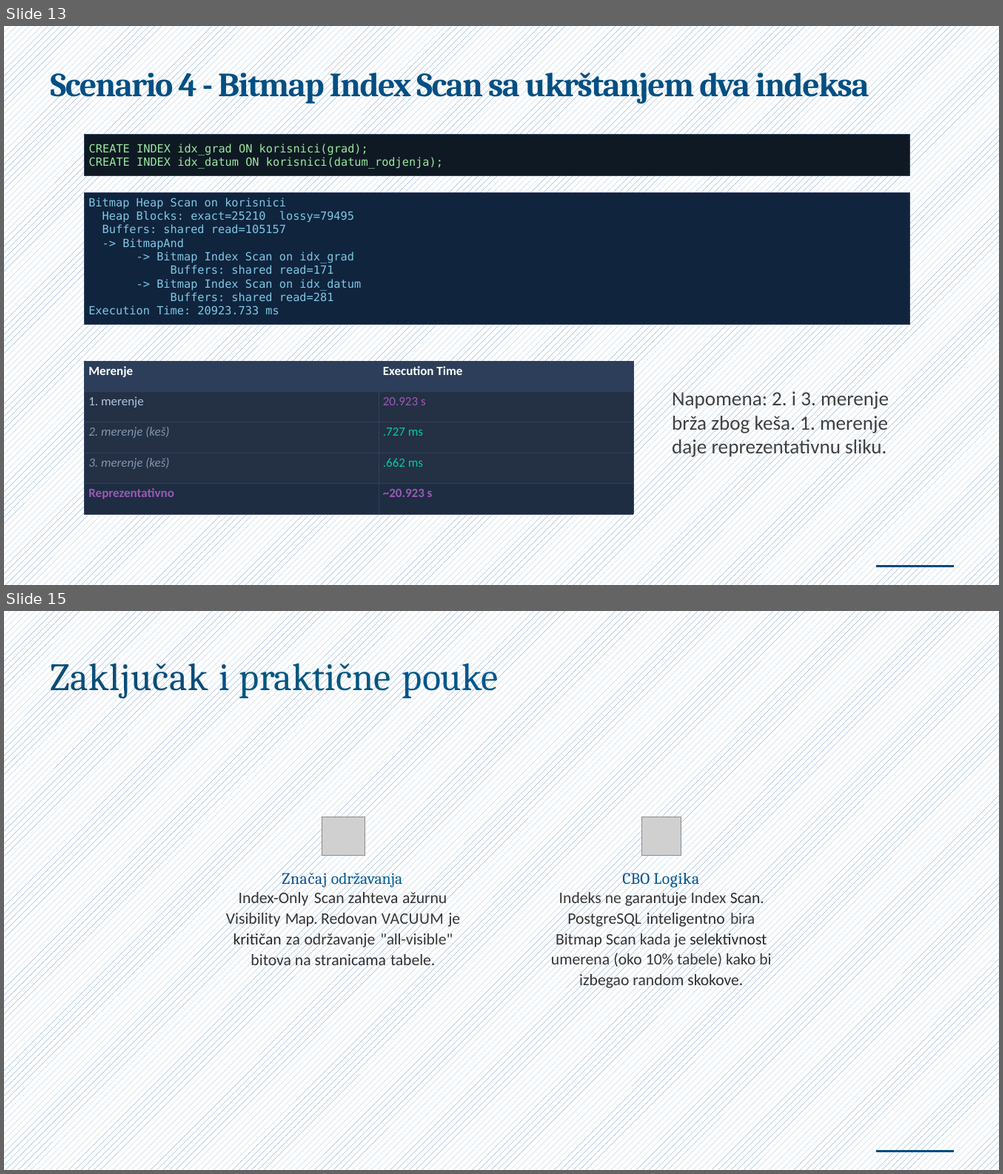
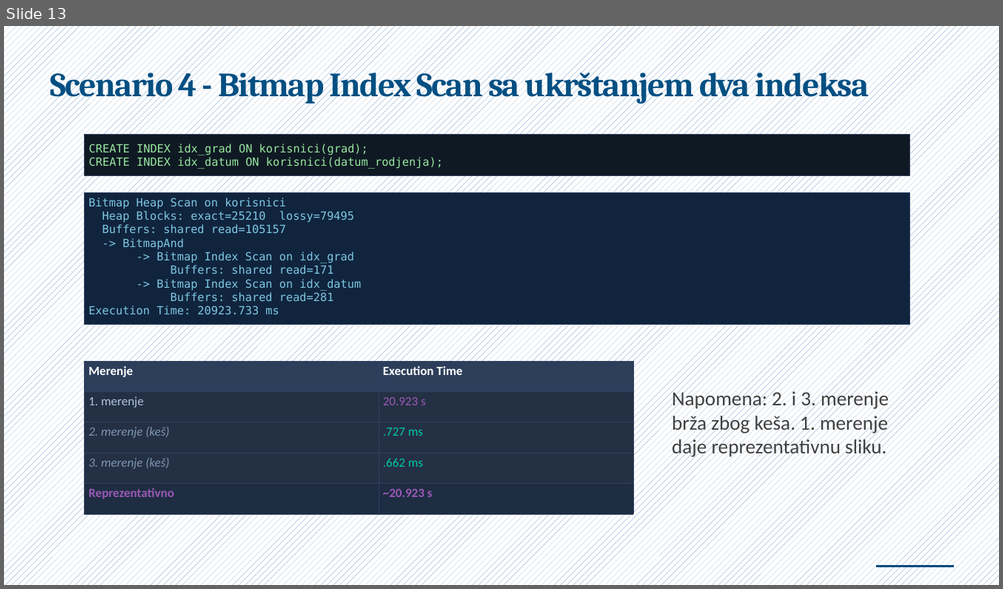
Before and after one commit to NemanjaCyber/SZUBP, a slide deck: P1/Index-Only i Bitmap Index Scan u PostgreSQL.pptx. Shown one above the other, each under a label of ours: slides 13 and 15 before the commit, slide 13 after it; the slides between them are not shown. The pictures are 1003x1174 and 1003x589 pixels, drawn with LibreOffice and Linux fonts; fonts in the diff are those of the drawing; grey boxes stand for pictures. Boxes give left, top, right and bottom in pixels: in the first picture for what was removed or moved away, otherwise in the second. Text is boxed around its words. In the diff, an @@ line names an element or a change of style, - is before the commit and + after.

```diff
--- a/P1/Index-Only i Bitmap Index Scan u PostgreSQL.pptx
+++ b/P1/Index-Only i Bitmap Index Scan u PostgreSQL.pptx
@@ slide 15 removed at (4, 611, 999, 1170), background pattern #4F81BD on #FFFFFF @@
@@ title removed at (51, 655, 498, 699) @@
-Zaključak i praktične pouke
@@ picture removed at (321, 817, 365, 856) @@
@@ picture removed at (641, 817, 681, 856) @@
@@ text removed at (226, 869, 460, 970) @@
-Značaj održavanja
-Index-Only Scan zahteva ažurnu
-Visibility Map. Redovan VACUUM je kritičan za održavanje "all-visible" bitova na stranicama tabele.
@@ text removed at (551, 869, 771, 990) @@
-CBO Logika
-Indeks ne garantuje Index Scan.
-PostgreSQL inteligentno bira Bitmap Scan kada je selektivnost umerena (oko 10% tabele) kako bi izbegao random skokove.
@@ freeform shape removed at (876, 1151, 953, 1151) @@
```
Also in this commit, not shown: 7 slides changed, 1 slide added, 1 other file.
